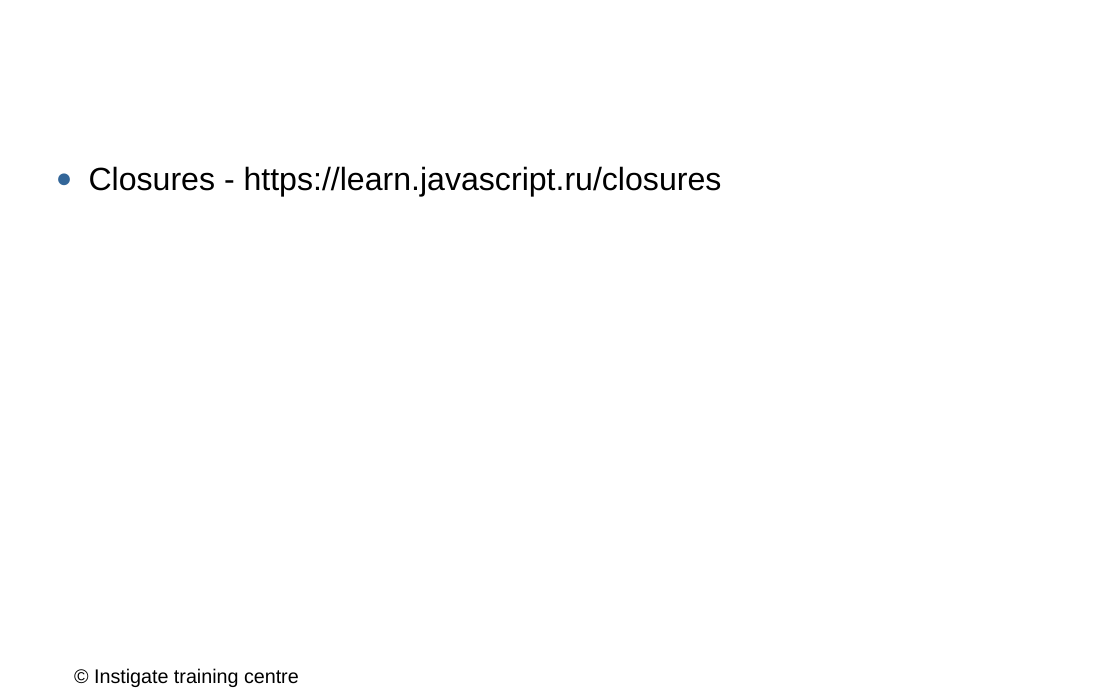
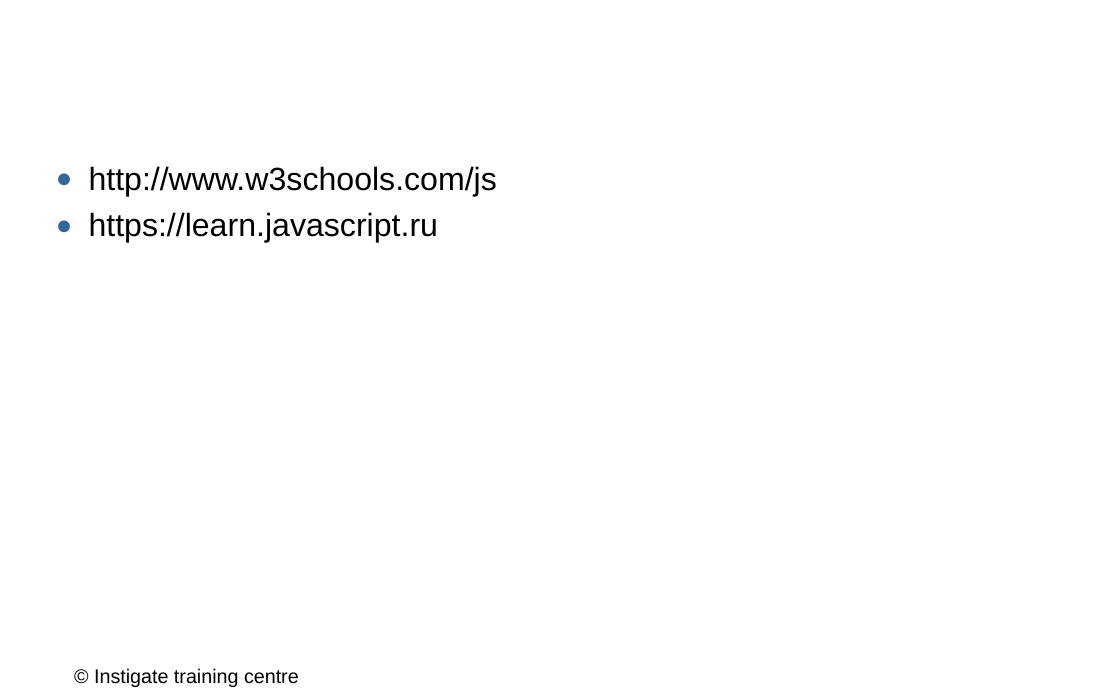
Before and after one commit to ITC-Vanadzor/ITC-7, a slide deck: slide 22 of Presentations/Javascript/4_objects_functions.odp (slide 23 before the commit). Drawn at 1120x700 pixels with LibreOffice and Linux fonts; fonts in the diff are those of the drawing; background and template pictures are left out. Boxes give left, top, right and bottom in pixels: in the first picture for what was removed or moved away, otherwise in the second. Text is boxed around its words. In the diff, an @@ line names an element or a change of style, - is before the commit and + after.

Commit message:
ii

```diff
--- a/Presentations/Javascript/4_objects_functions.odp
+++ b/Presentations/Javascript/4_objects_functions.odp
@@ text at [89,166,497,243]: text changed @@
-● Closures - https://learn.javascript.ru/closures
+● http://www.w3schools.com/js
+● https://learn.javascript.ru
```
Also in this commit, not shown: 17 other slides changed, 2 slides added, 3 slides removed.
